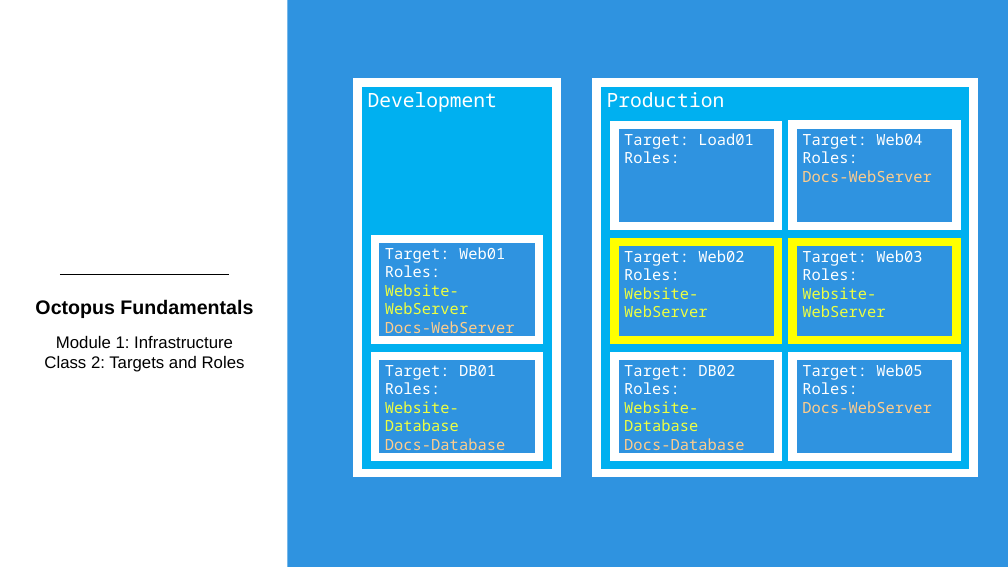
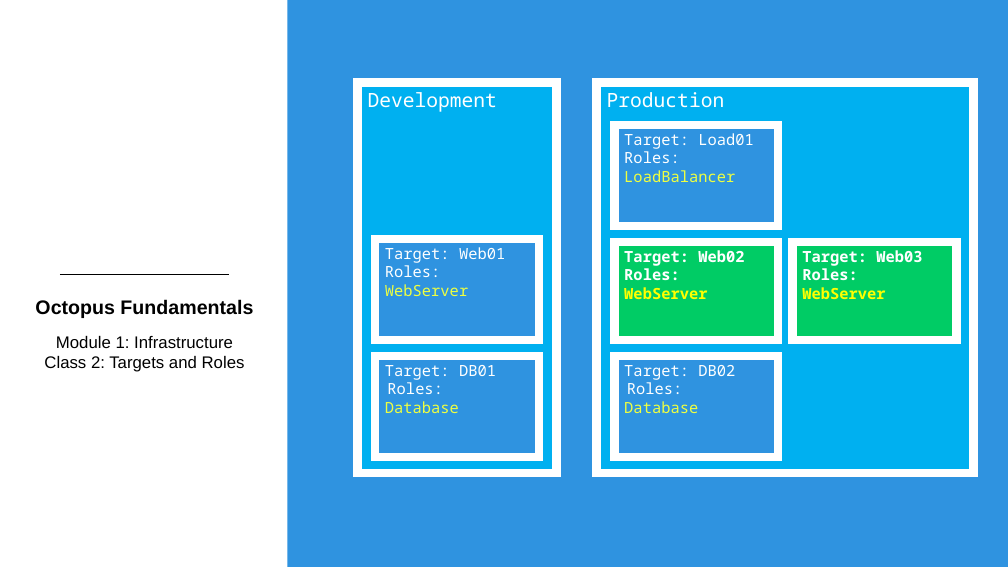
Before and after one commit to OctopusDeployCommunity/Octopus-Fundamentals-Course, a slide deck: slide 7 of OctopusDeployFundamentals/Module1-Infrastructure/Slides/Module1Class2-TargetsAndRoles.pptx (slide 8 before the commit). Drawn at 1008x567 pixels with LibreOffice and Linux fonts; fonts in the diff are those of the drawing; background and template pictures are left out. Boxes give left, top, right and bottom in pixels: in the first picture for what was removed or moved away, otherwise in the second. Text is boxed around its words. In the diff, an @@ line names an element or a change of style, - is before the commit and + after.

```diff
--- a/OctopusDeployFundamentals/Module1-Infrastructure/Slides/Module1Class2-TargetsAndRoles.pptx
+++ b/OctopusDeployFundamentals/Module1-Infrastructure/Slides/Module1Class2-TargetsAndRoles.pptx
@@ rectangle removed at [792,125,957,226] @@
-Target: Web04
-Roles:
-Docs-WebServer
@@ text in rectangle at [624,170,735,182]: paragraph added @@
+LoadBalancer
@@ rectangle "Target: Web02" at [615,242,779,341]: fill #2F93E0 to #00CC65; outline #FFFF00 6 pt to #FFFFFF 6 pt @@
@@ text in rectangle at [624,250,744,280]: bold on in "Target: Web02", "Roles:" @@
@@ rectangle "Target: Web03" at [792,242,957,341]: fill #2F93E0 to #00CC65; outline #FFFF00 6 pt to #FFFFFF 6 pt @@
@@ text in rectangle at [802,250,922,280]: bold on in "Target: Web03", "Roles:" @@
@@ text in rectangle at [385,284,468,296]: text changed @@
-Website-WebServer
-Docs-WebServer
+WebServer
@@ text in rectangle at [624,287,707,299]: text changed; text colour #EEFF41 to #FFFF00; bold on @@
-Website-WebServer
+WebServer
@@ text in rectangle at [802,287,885,299]: text changed; text colour #EEFF41 to #FFFF00; bold on @@
-Website-WebServer
+WebServer
@@ rectangle removed at [792,356,957,457] @@
-Target: Web05
-Roles:
-Docs-WebServer
@@ text in rectangle at [385,401,459,413]: text changed @@
-Website-Database
-Docs-Database
+Database
@@ text in rectangle at [624,401,698,413]: text changed @@
-Website-Database
-Docs-Database
+Database
```
Also in this commit, not shown: 8 other slides changed, 1 slide added.
